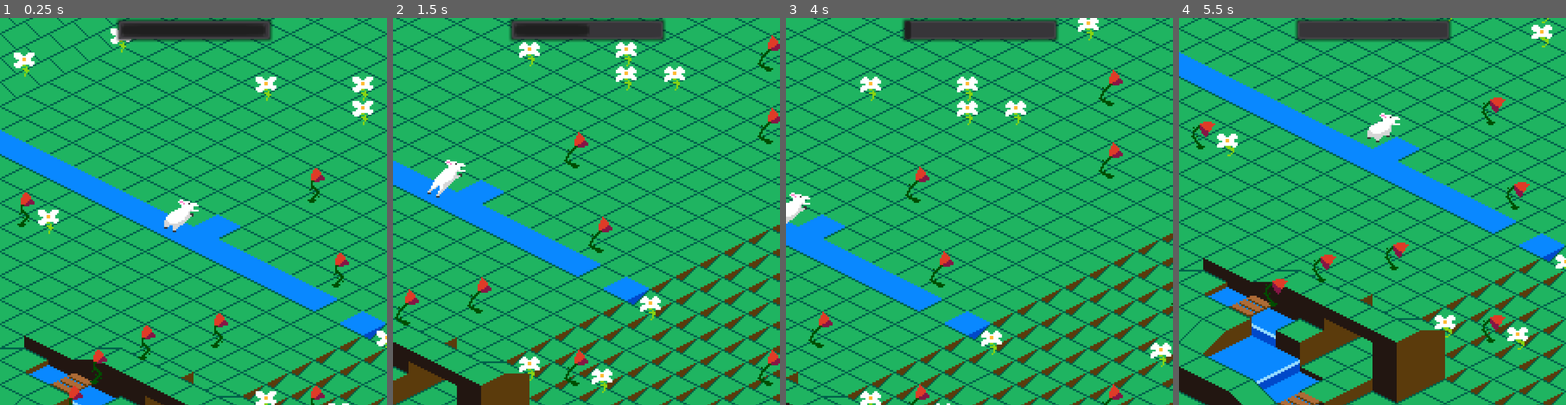
Above: before the commit, frames 1-4 (left to right).
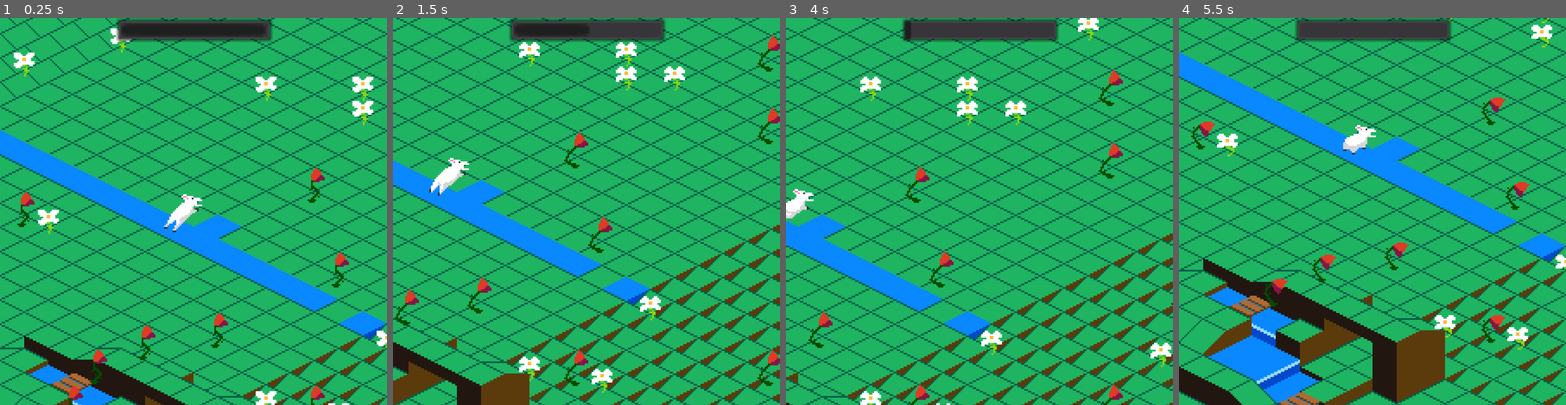
Above: after the commit, the same moments.

Repository: JuggleRob/LD46
Game: Godot game, scene res://src/Game/Game.tscn
Same seed, same stepped clock (60 frames per second), same inputs: the game is played once before the commit and once after it.
Inputs:
- Up to frame 1 (0.25 s): no input
- Up to frame 2 (1.5 s): hold Right (ui_right) 0.53-1.28 s; hold Down (ui_down) from 1.28 s (still down)
- Up to frame 3 (4 s): release Down (ui_down) at 2.03 s; hold Right (ui_right) 2.03-2.78 s; hold Up (ui_up) 2.78-3.53 s; hold Left (ui_left) from 3.53 s (still down)
- Up to frame 4 (5.5 s): release Left (ui_left) at 5.03 s; hold Down (ui_down) from 5.03 s (still down)

The runs differ from the first frame. In frame 1, 0.2% of the frame differs, in the area x 42-53%, y 45-55%; in frame 2, 0.2%; in frame 3, 0.2%; in frame 4, 0.6%, in the area x 42-58%, y 24-36%.

Commit message:
nieuwe font hier is mijn message speciaal voor rob :)

Diff:
--- /dev/null
+++ b/assets/font/text_default.tres
@@ -0,0 +1,7 @@
+[gd_resource type="DynamicFont" load_steps=2 format=2]
+
+[ext_resource path="res://assets/font/m5x7.ttf" type="DynamicFontData" id=1]
+
+[resource]
+outline_color = Color( 0, 0, 0, 1 )
+font_data = ExtResource( 1 )
--- a/src/Actors/Sheep.tscn
+++ b/src/Actors/Sheep.tscn
@@ -275,5 +275,5 @@
 [node name="sprite" type="AnimatedSprite" parent="AnimationPlayer"]
 frames = SubResource( 45 )
 animation = "jump_ne"
-frame = 7
+frame = 8
 playing = true
Binary file added: assets/font/8-Bit Madness.ttf
Binary file added: assets/font/m5x7.ttf
